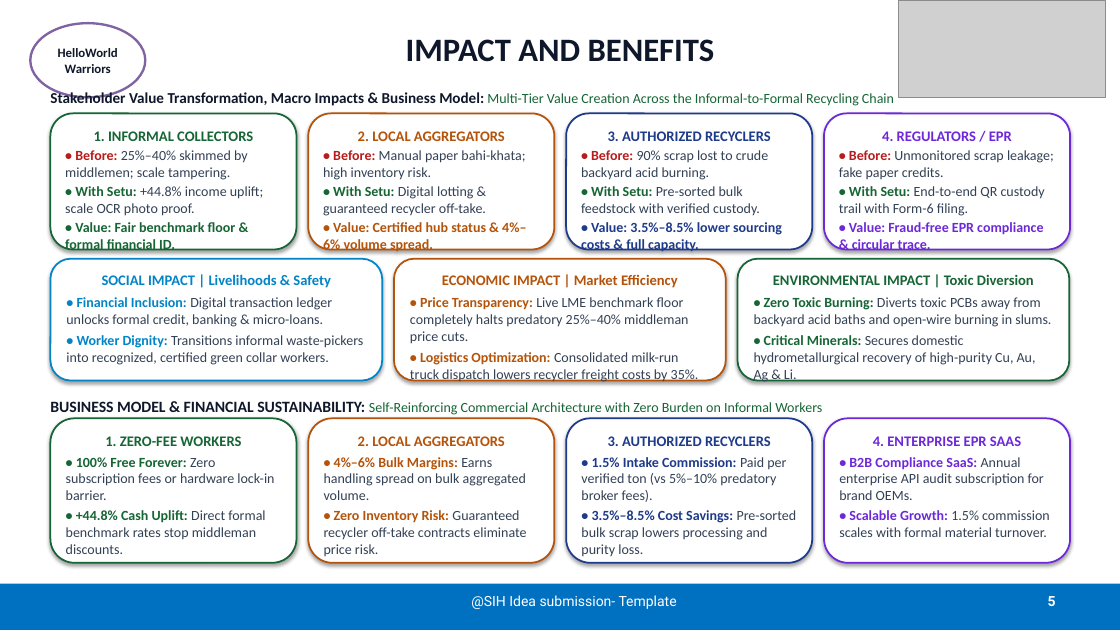
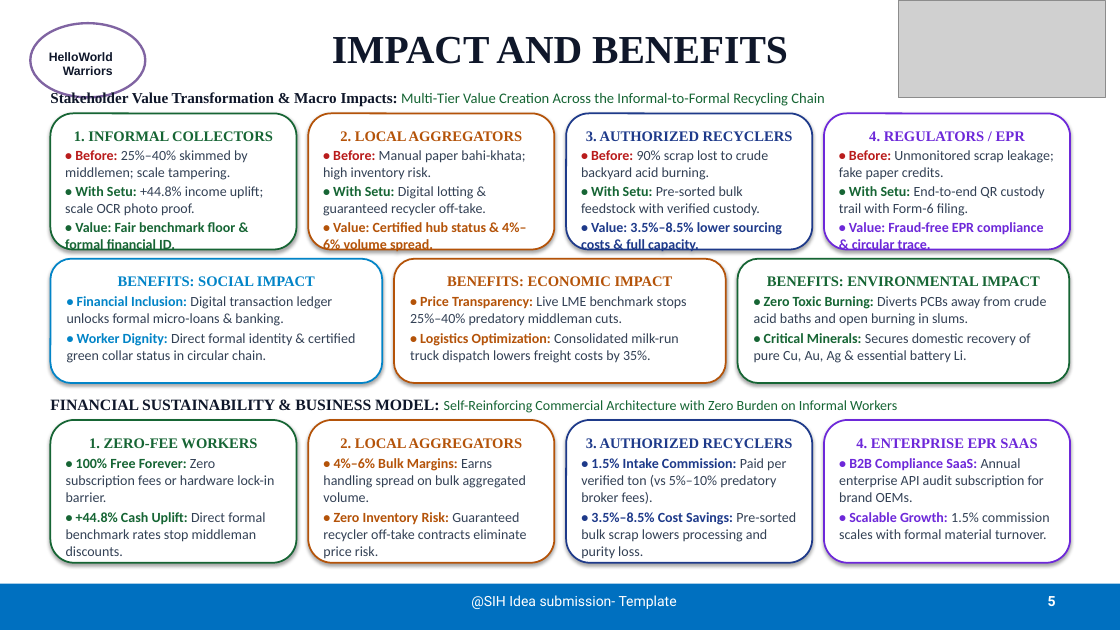
Before and after one commit to SATYA-1708/SIH-2026, a slide deck: slide 5 of final.pptx. Drawn at 1120x630 pixels with LibreOffice and Linux fonts; fonts in the diff are those of the drawing; grey boxes stand for pictures. Boxes give left, top, right and bottom in pixels: in the first picture for what was removed or moved away, otherwise in the second. Text is boxed around its words. In the diff, an @@ line names an element or a change of style, - is before the commit and + after.

Commit message:
Enforce strict SIH template styling, exact pointers, and zero overflow across all slides

```diff
--- a/final.pptx
+++ b/final.pptx
@@ title "IMPACT AND BENEFITS" at (332, 36, 788, 64): size 28 to 34 pt, font Calibri to Times New Roman @@
@@ text in ellipse at (49, 52, 113, 75): text changed; size 11 to 10.5 pt; font Calibri to Arial @@
-HelloWorldWarriors
+HelloWorld
+Warriors
@@ text at (50, 91, 824, 107): text changed; size 12 to 12.5 pt @@
-Stakeholder Value Transformation, Macro Impacts & Business Model: Multi-Tier Value Creation Across the Informal-to-Formal Recycling Chain
+Stakeholder Value Transformation & Macro Impacts: Multi-Tier Value Creation Across the Informal-to-Formal Recycling Chain
@@ text in rounded rectangle at (74, 131, 273, 141): font Calibri to Times New Roman in "1. INFORMAL COLLECTORS" @@
@@ text in rounded rectangle at (340, 131, 523, 141): font Calibri to Times New Roman in "2. LOCAL AGGREGATORS" @@
@@ text in rounded rectangle at (586, 131, 793, 141): font Calibri to Times New Roman in "3. AUTHORIZED RECYCLERS" @@
@@ text in rounded rectangle at (869, 131, 1025, 141): font Calibri to Times New Roman in "4. REGULATORS / EPR" @@
@@ text in rounded rectangle at (67, 276, 355, 363): text changed @@
-SOCIAL IMPACT | Livelihoods & Safety
-• Financial Inclusion: Digital transaction ledger unlocks formal credit, banking & micro-loans.
-• Worker Dignity: Transitions informal waste-pickers into recognized, certified green collar workers.
+BENEFITS: SOCIAL IMPACT
+• Financial Inclusion: Digital transaction ledger unlocks formal micro-loans & banking.
+• Worker Dignity: Direct formal identity & certified green collar status in circular chain.
@@ text in rounded rectangle at (410, 276, 687, 363): text changed @@
-ECONOMIC IMPACT | Market Efficiency
-• Price Transparency: Live LME benchmark floor completely halts predatory 25%–40% middleman price cuts.
-• Logistics Optimization: Consolidated milk-run truck dispatch lowers recycler freight costs by 35%.
+BENEFITS: ECONOMIC IMPACT
+• Price Transparency: Live LME benchmark stops 25%–40% predatory middleman cuts.
+• Logistics Optimization: Consolidated milk-run truck dispatch lowers freight costs by 35%.
@@ text in rounded rectangle at (754, 276, 1046, 363): text changed @@
-ENVIRONMENTAL IMPACT | Toxic Diversion
-• Zero Toxic Burning: Diverts toxic PCBs away from backyard acid baths and open-wire burning in slums.
-• Critical Minerals: Secures domestic hydrometallurgical recovery of high-purity Cu, Au, Ag & Li.
+BENEFITS: ENVIRONMENTAL IMPACT
+• Zero Toxic Burning: Diverts PCBs away from crude acid baths and open burning in slums.
+• Critical Minerals: Secures domestic recovery of pure Cu, Au, Ag & essential battery Li.
@@ text at (50, 399, 897, 413): text changed @@
-BUSINESS MODEL & FINANCIAL SUSTAINABILITY: Self-Reinforcing Commercial Architecture with Zero Burden on Informal Workers
+FINANCIAL SUSTAINABILITY & BUSINESS MODEL: Self-Reinforcing Commercial Architecture with Zero Burden on Informal Workers
@@ text in rounded rectangle at (89, 438, 257, 449): font Calibri to Times New Roman in "1. ZERO-FEE WORKERS" @@
@@ text in rounded rectangle at (340, 438, 523, 448): font Calibri to Times New Roman in "2. LOCAL AGGREGATORS" @@
@@ text in rounded rectangle at (586, 438, 793, 448): font Calibri to Times New Roman in "3. AUTHORIZED RECYCLERS" @@
@@ text in rounded rectangle at (856, 438, 1037, 448): font Calibri to Times New Roman in "4. ENTERPRISE EPR SAAS" @@
```
Also in this commit, not shown: 5 other slides changed, 16 other files.
